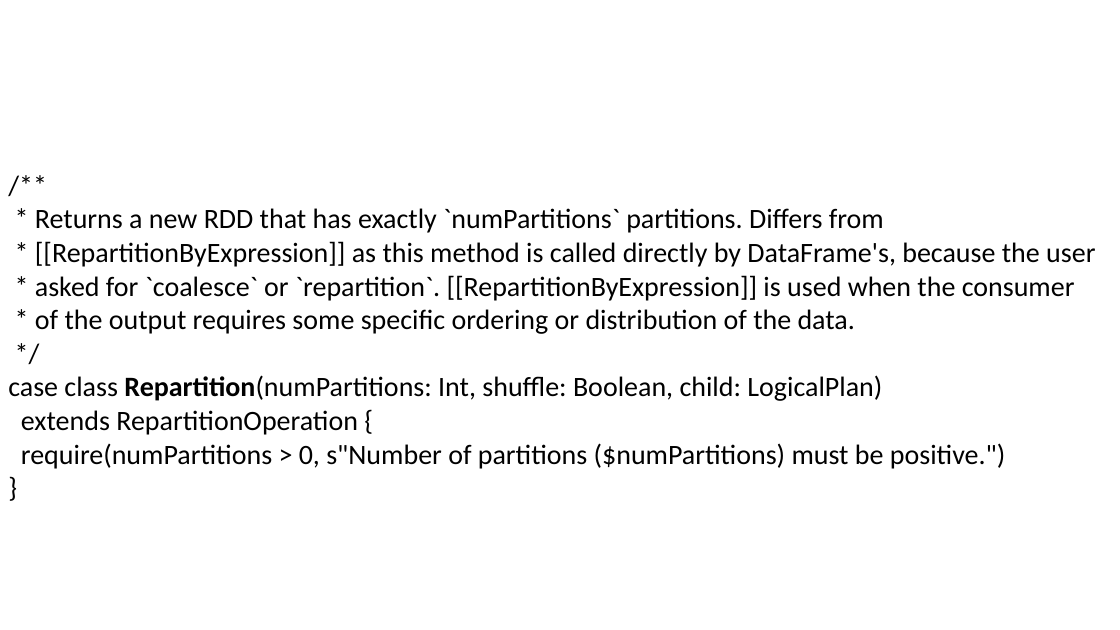
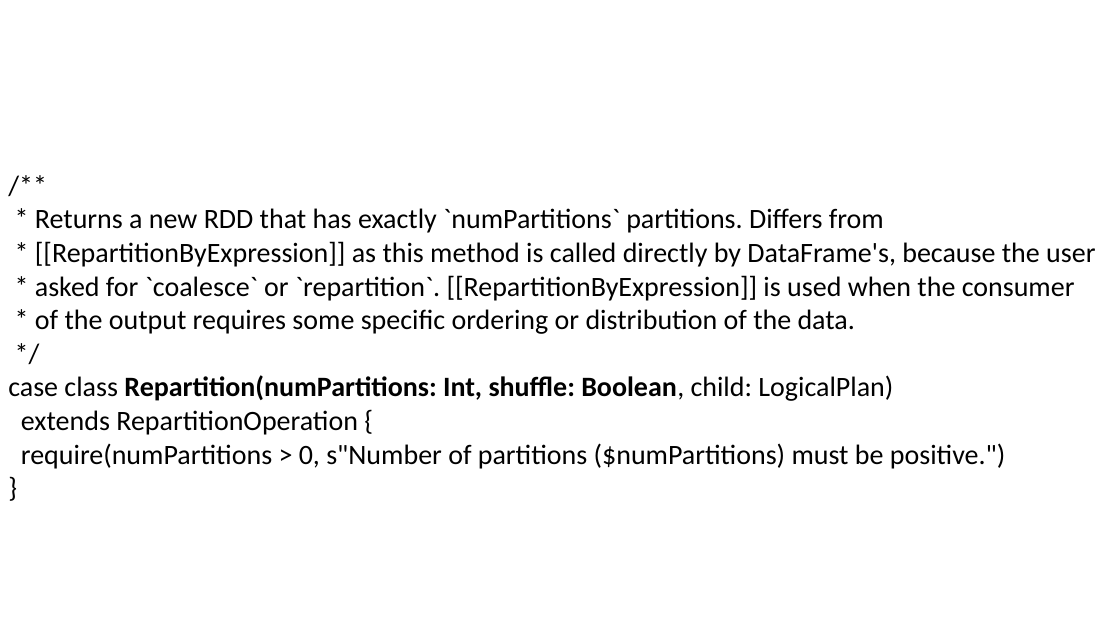
Before and after one commit to nkudinov/apache_spark_pptx, a slide deck: slide 6 of Spark_coalesce.pptx. Drawn at 1120x630 pixels with LibreOffice and Linux fonts; fonts in the diff are those of the drawing. Boxes give left, top, right and bottom in pixels: in the first picture for what was removed or moved away, otherwise in the second. Text is boxed around its words. In the diff, an @@ line names an element or a change of style, - is before the commit and + after.

```diff
--- a/Spark_coalesce.pptx
+++ b/Spark_coalesce.pptx
@@ text at [8,375,893,401]: bold on in "Repartition(numPartitions: Int, shuffle: Boolean," @@
```
Also in this commit, not shown: 8 other slides changed, 3 slides added, 1 slide removed.
